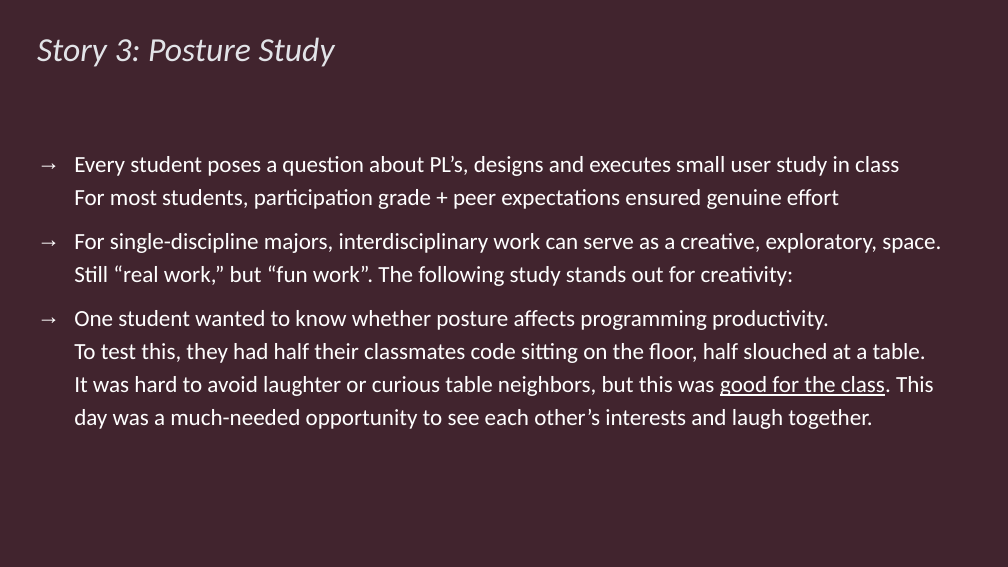
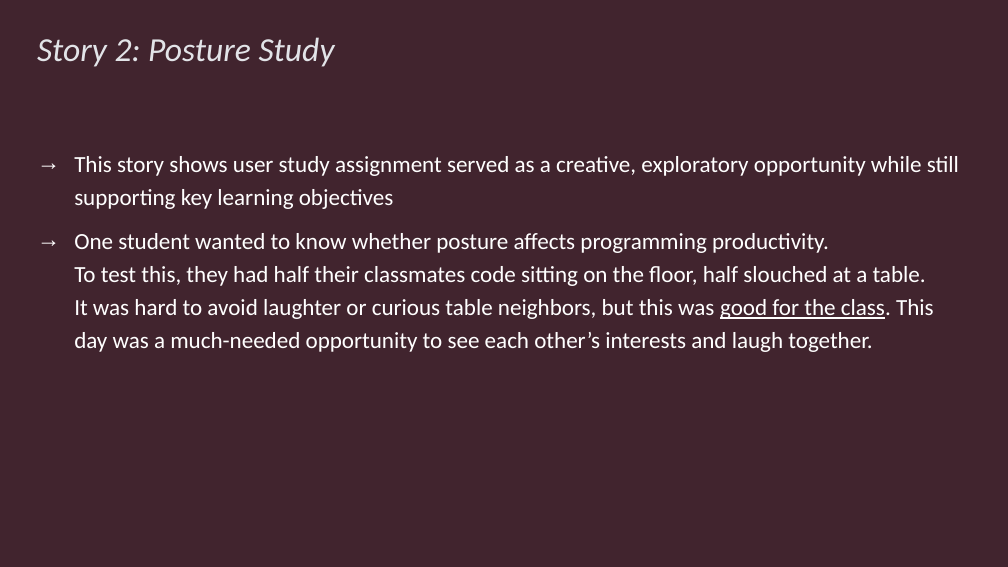
Before and after one commit to rbohrer/pl-course, a slide deck: slide 16 of LectureSlides/SPLASHE23.pptx (slide 25 before the commit). Drawn at 1008x567 pixels with LibreOffice and Linux fonts; fonts in the diff are those of the drawing. Boxes give left, top, right and bottom in pixels: in the first picture for what was removed or moved away, otherwise in the second. Text is boxed around its words. In the diff, an @@ line names an element or a change of style, - is before the commit and + after.

```diff
--- a/LectureSlides/SPLASHE23.pptx
+++ b/LectureSlides/SPLASHE23.pptx
@@ title at box(37, 37, 335, 67): text changed @@
-Story 3: Posture Study
+Story 2: Posture Study
@@ text at box(74, 156, 959, 209): text changed @@
-→ Every student poses a question about PL’s, designs and executes small user study in class
-  For most students, participation grade + peer expectations ensured genuine effort
-→ For single-discipline majors, interdisciplinary work can serve as a creative, exploratory, space.
-  Still “real work,” but “fun work”. The following study stands out for creativity:
+→ This story shows user study assignment served as a creative, exploratory opportunity while still supporting key learning objectives
```
Also in this commit, not shown: 12 other slides changed, 2 slides added, 6 slides removed, 2 other files.
